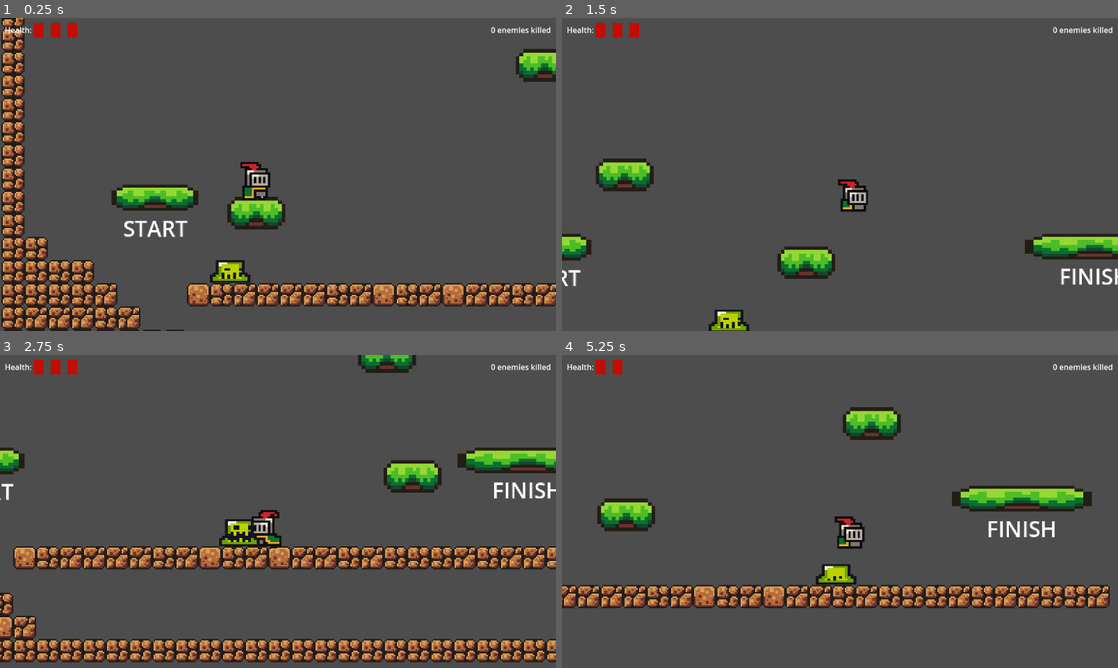
Above: before the commit, frames 1-4 (two rows, left to right).
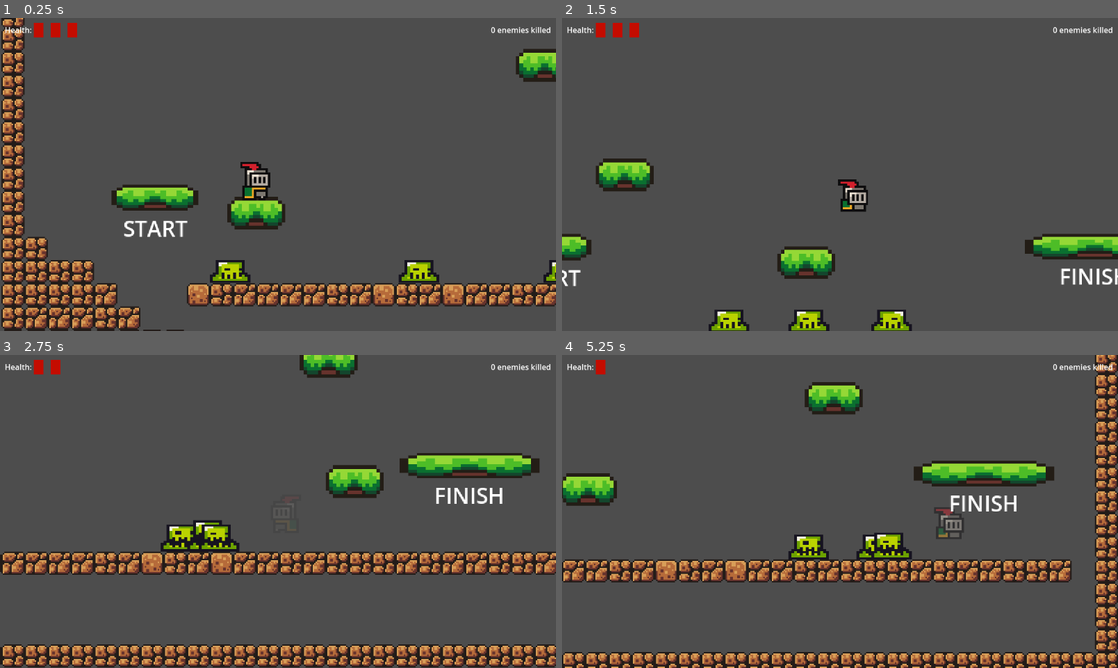
Above: after the commit, the same moments.

Repository: Klarnold/Task1
Game: Godot game, scene res://scenes/game.tscn
Two runs of this game, one before a commit and one after it. Both use one fixed random seed, a clock stepped at 60 frames per second and the inputs below.
Inputs (mouse positions are in pixels of both pictures, inside the frame that each line leads up to):
- Up to frame 1 (0.25 s): no input
- Up to frame 2 (1.5 s): move the mouse to (962, 158) at 0.52 s; hold Right (right) from 0.53 s (still down); click (962, 158) at 0.6 s; tap Space (jump) at 0.77 s; move the mouse to (728, 190) at 1.27 s; click (728, 190) at 1.35 s
- Up to frame 3 (2.75 s): tap Space (jump) at 1.52 s; move the mouse to (333, 442) at 2.02 s; release Right (right) at 2.03 s; hold A (left) from 2.03 s (still down); click (333, 442) at 2.1 s
- Up to frame 4 (5.25 s): move the mouse to (812, 574) at 2.77 s; release A (left) at 2.78 s; hold Right (right) 2.78-4.28 s; click (812, 574) at 2.85 s; tap Space (jump) at 3.02, 3.77, 4.52 s; move the mouse to (1006, 558) at 3.52 s; click (1006, 558) at 3.6 s; move the mouse to (673, 464) at 4.27 s; hold A (left) 4.28-5.03 s; click (673, 464) at 4.35 s; move the mouse to (867, 511) at 5.02 s; hold Right (right) from 5.03 s (still down); click (867, 511) at 5.1 s

The runs differ from the first frame. In frame 1, 0.6% of the frame differs, in the area x 71-100%, y 77-85%; in frame 2, 0.8%; in frame 3, 23%; in frame 4, 32%, in the area x 0-100%, y 0-100%.

Commit message:
GlobalUI & GameOverScreen
Added global ui for purposes of displaying some specific elements such as game over screen. Added game over screen.
The task is completed.

Diff:
--- /dev/null
+++ b/simpleplatformer/elements/UI/GlobalUI.tscn
@@ -0,0 +1,6 @@
+[gd_scene load_steps=2 format=3 uid="uid://7uqlfmkws8sp"]
+
+[ext_resource type="Script" uid="uid://dqa5fgiakb70p" path="res://scripts/elements/UI/global_ui.gd" id="1_w7hmu"]
+
+[node name="GlobalUi" type="CanvasLayer"]
+script = ExtResource("1_w7hmu")
--- a/simpleplatformer/elements/UI/UI.tscn
+++ b/simpleplatformer/elements/UI/UI.tscn
@@ -42,4 +42,4 @@
 
 [node name="EnemyCounter" type="Label" parent="Control/MarginContainer/VBoxContainer/HBoxContainer"]
 layout_mode = 2
-text = "adasdd"
+text = "Here's enemy kiled count"
--- a/simpleplatformer/project.godot
+++ b/simpleplatformer/project.godot
@@ -19,9 +19,11 @@
 
 Globals="*res://scripts/globals/Globals.gd"
 Signals="*res://scripts/globals/Signals.gd"
+GlobalUi="*res://elements/UI/GlobalUI.tscn"
 
 [display]
 
+window/size/mode=3
 window/stretch/mode="viewport"
 
 [dotnet]
--- a/simpleplatformer/scenes/game.tscn
+++ b/simpleplatformer/scenes/game.tscn
@@ -170,3 +170,11 @@
 [node name="Slime" parent="Node" instance=ExtResource("7_kvuet")]
 position = Vector2(288, 480)
 scale = Vector2(4.01221, 2.85705)
+
+[node name="Slime2" parent="Node" instance=ExtResource("7_kvuet")]
+position = Vector2(560, 472)
+scale = Vector2(4.01221, 2.85705)
+
+[node name="Slime3" parent="Node" instance=ExtResource("7_kvuet")]
+position = Vector2(760, 472)
+scale = Vector2(4.01221, 2.85705)
--- /dev/null
+++ b/simpleplatformer/scenes/game_over_screen.tscn
@@ -0,0 +1,48 @@
+[gd_scene load_steps=2 format=3 uid="uid://drkpc30l8xs41"]
+
+[ext_resource type="Script" uid="uid://doheq6fbkmuuc" path="res://scripts/scenes/game_over_screen.gd" id="1_iwahs"]
+
+[node name="GameOverScreen" type="Control"]
+layout_mode = 3
+anchors_preset = 15
+anchor_right = 1.0
+anchor_bottom = 1.0
+grow_horizontal = 2
+grow_vertical = 2
+script = ExtResource("1_iwahs")
+
+[node name="PanelContainer" type="PanelContainer" parent="."]
+modulate = Color(1, 1, 1, 0.619608)
+layout_mode = 1
+anchors_preset = 15
+anchor_right = 1.0
+anchor_bottom = 1.0
+grow_horizontal = 2
+grow_vertical = 2
+
+[node name="MarginContainer" type="MarginContainer" parent="."]
+layout_mode = 1
+anchors_preset = 15
+anchor_right = 1.0
+anchor_bottom = 1.0
+grow_horizontal = 2
+grow_vertical = 2
+
+[node name="VBoxContainer" type="VBoxContainer" parent="MarginContainer"]
+layout_mode = 2
+theme_override_constants/separation = 100
+alignment = 1
+
+[node name="GameOverLabel" type="Label" parent="MarginContainer/VBoxContainer"]
+layout_mode = 2
+size_flags_horizontal = 4
+theme_override_font_sizes/font_size = 60
+text = "GAME OVER"
+horizontal_alignment = 1
+
+[node name="RestartButton" type="Button" parent="MarginContainer/VBoxContainer"]
+custom_minimum_size = Vector2(200, 50)
+layout_mode = 2
+size_flags_horizontal = 4
+size_flags_vertical = 0
+text = "Restart"
--- /dev/null
+++ b/simpleplatformer/scripts/elements/UI/global_ui.gd
@@ -0,0 +1,13 @@
+extends CanvasLayer
+
+
+func _ready() -> void:
+	Signals.player_is_dead.connect(_on_player_is_dead)
+
+
+func _on_player_is_dead():
+	add_child(load("res://scenes/game_over_screen.tscn").instantiate())
+
+
+func _exit_tree() -> void:
+	Signals.player_is_dead.disconnect(_on_player_is_dead)
--- a/simpleplatformer/scripts/scenes/game.gd
+++ b/simpleplatformer/scripts/scenes/game.gd
@@ -1,9 +1,9 @@
 extends Node2D
 
 
-func _ready() -> void:
-	Signals.player_is_dead.connect(_on_player_is_dead)
-
-
-func _on_player_is_dead():
-	get_tree().change_scene_to_file("res://scenes/game.tscn")
+#func _ready() -> void:
+	#Signals.player_is_dead.connect(_on_player_is_dead)
+#
+#
+#func _on_player_is_dead():
+	#get_tree().change_scene_to_file("res://scenes/game.tscn")
--- /dev/null
+++ b/simpleplatformer/scripts/scenes/game_over_screen.gd
@@ -0,0 +1,31 @@
+extends Control
+
+
+@export var restarted_scene: PackedScene = preload("res://scenes/game.tscn")
+
+
+@onready var game_over_label: Label = $MarginContainer/VBoxContainer/GameOverLabel
+@onready var restart_button: Button = $MarginContainer/VBoxContainer/RestartButton
+
+
+func _ready() -> void:
+	restart_button.pressed.connect(_on_restart_button_pressed)
+
+	game_over_anim()
+
+
+func game_over_anim():
+	var tween: Tween = get_tree().create_tween()
+	tween.tween_property(game_over_label, "self_modulate:a", 0, 1)
+	tween.tween_property(game_over_label, "self_modulate:a", 1, 1)
+	tween.bind_node(self)
+	tween.set_loops()
+
+
+func _on_restart_button_pressed():
+	get_tree().change_scene_to_packed(restarted_scene)
+	queue_free()
+
+
+func _exit_tree() -> void:
+	restart_button.pressed.disconnect(_on_restart_button_pressed)
Not shown, added: simpleplatformer/scripts/elements/UI/global_ui.gd.uid
Not shown, added: simpleplatformer/scripts/scenes/game_over_screen.gd.uid
